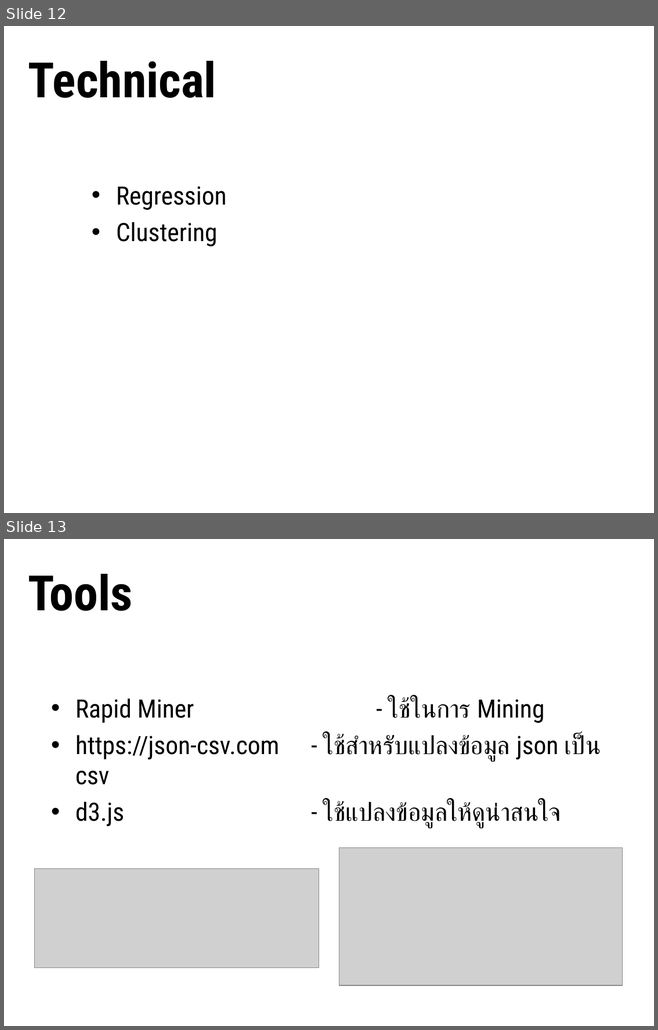
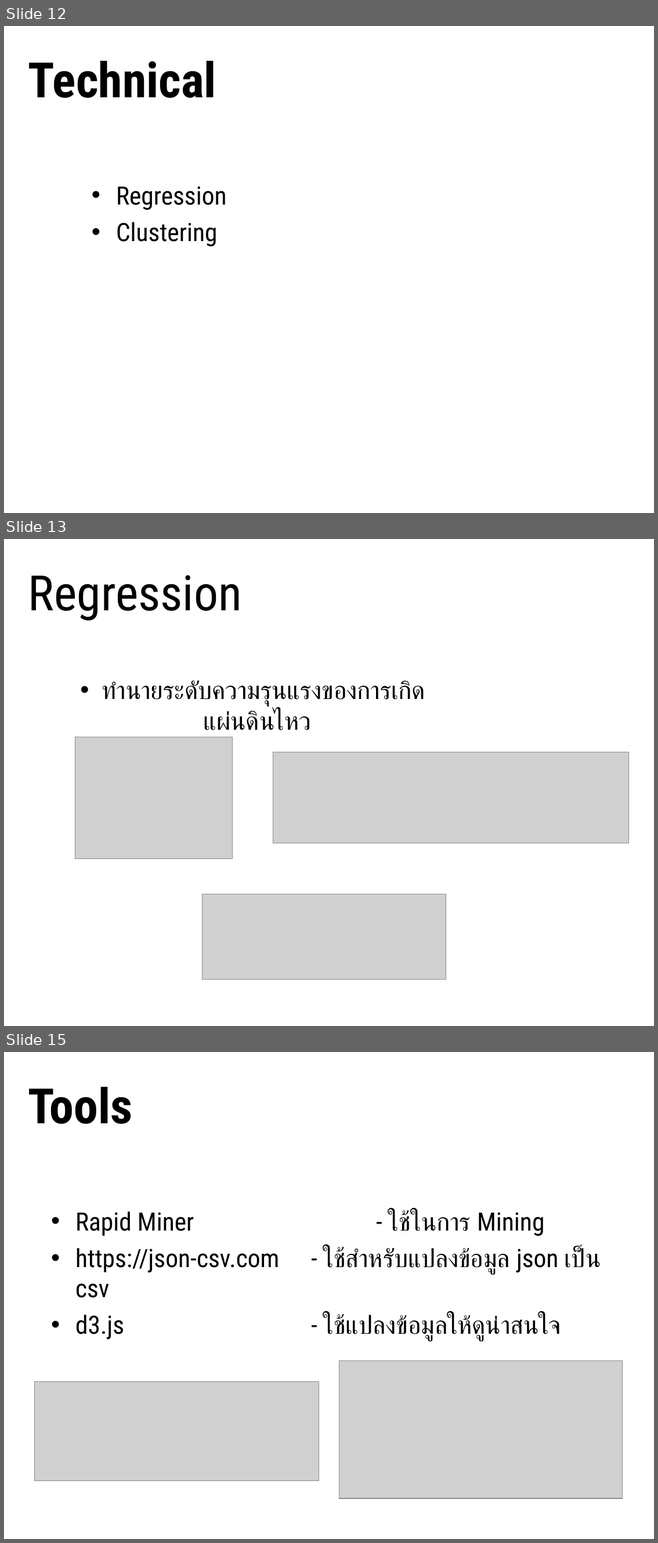
Before and after one commit to compmaxxx/DM-EarthQuake, a slide deck: Earthquake.ppt. Shown one above the other, each under a label of ours: slides 12 and 13 before the commit, slides 12, 13 and 15 after it; the slides between them are not shown. The pictures are 658x1030 and 658x1543 pixels, drawn with LibreOffice and Linux fonts; fonts in the diff are those of the drawing; grey boxes stand for pictures; background and template pictures are left out. Boxes give left, top, right and bottom in pixels: in the first picture for what was removed or moved away, otherwise in the second. Text is boxed around its words. In the diff, an @@ line names an element or a change of style, - is before the commit and + after.

```diff
--- a/Earthquake.ppt
+++ b/Earthquake.ppt
@@ slide 13 added at box(4, 539, 654, 1026), background #FFFFFF @@
@@ title added at box(28, 575, 242, 621), 54 pt, text #000000 @@
+Regression
@@ text added at box(102, 681, 425, 730), 28 pt, text #000000 @@
+• ทำนายระดับความรุนแรงของการเกิดแผ่นดินไหว
@@ picture added at box(75, 737, 232, 859) @@
@@ picture added at box(273, 752, 628, 843) @@
@@ picture added at box(202, 895, 446, 979) @@
@@ what was slide 13 is now slide 15 @@
```
Also in this commit, not shown: 1 other slide added, 3 other files.
